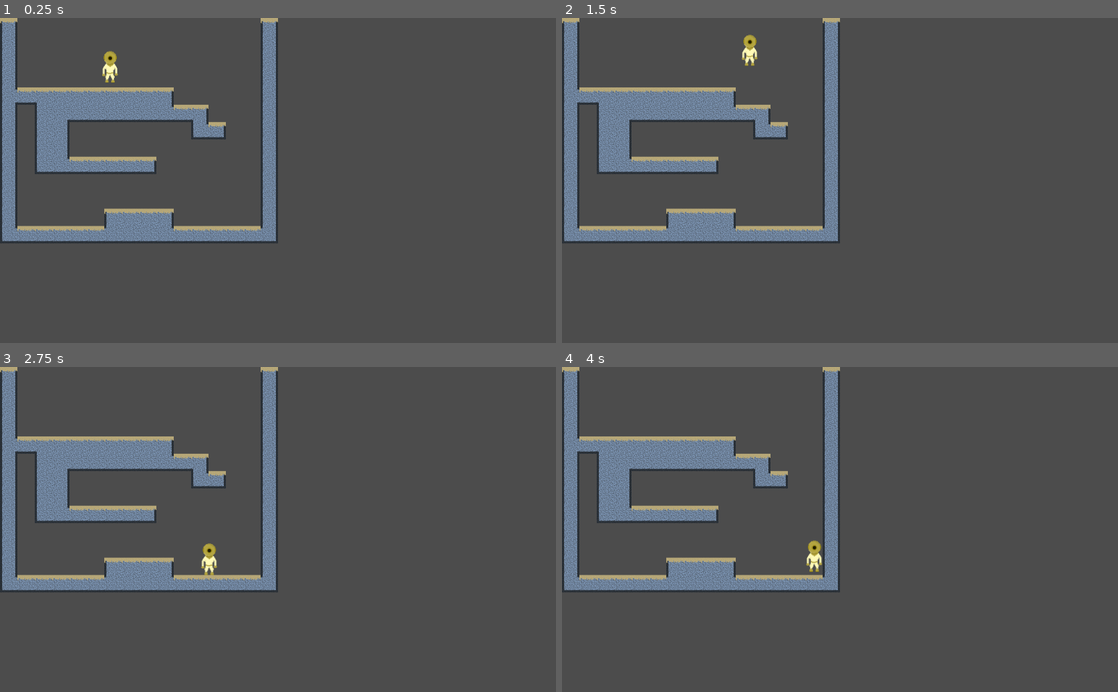
Above: before the commit, frames 1-4 (two rows, left to right).
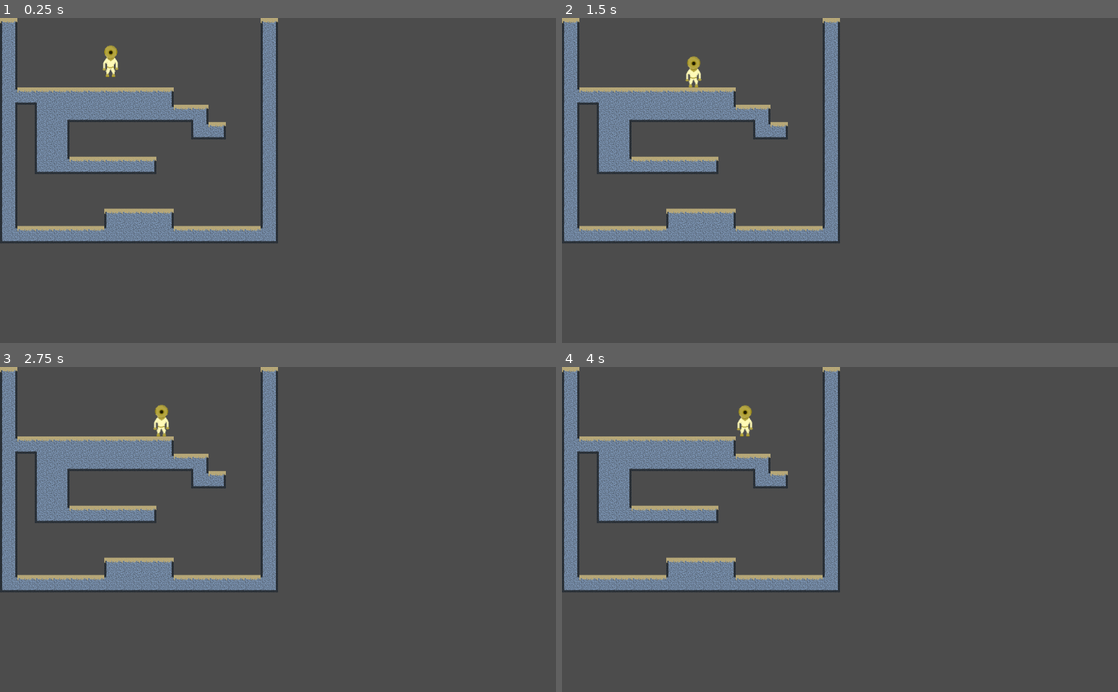
Above: after the commit, the same moments.

Repository: bengosney/diver
Game: Godot game, scene res://Main.tscn
The game is run twice, just before and just after one commit, with the same random seed, the same clock (stepped at 60 frames per second) and the same inputs.
Inputs:
- Up to frame 1 (0.25 s): no input
- Up to frame 2 (1.5 s): hold Down (buoyancy_dec, bound only after the commit) 0.53-1.28 s; hold Right (walk_right) from 0.53 s (still down); tap Up (jump) at 0.77, 0.8, 1.07, 1.35 s
- Up to frame 3 (2.75 s): tap Up (jump) at 1.52, 1.82, 2.3 s; tap Down (buoyancy_dec, bound only after the commit) at 1.55 s; release Right (walk_right) at 2.03 s; hold Left (walk_left) from 2.03 s (still down); hold Down (buoyancy_dec, bound only after the commit) from 2.03 s (still down)
- Up to frame 4 (4 s): release Left (walk_left) at 2.78 s; release Down (buoyancy_dec, bound only after the commit) at 2.78 s; hold Right (walk_right) from 2.78 s (still down); tap Down (buoyancy_dec, bound only after the commit) at 2.85 s; tap Up (jump) at 3.02, 3.32, 3.6, 3.77 s

The runs differ from the first frame. In frame 1, 0.2% of the frame differs, in the area x 18-22%, y 8-20%; in frame 2, 0.4%; in frame 3, 0.4%, in the area x 27-40%, y 11-65%; in frame 4, 0.4%.

Commit message:
Swap jumping for buoyancy controls

Diff:
--- a/Main.tscn
+++ b/Main.tscn
@@ -8,6 +8,4 @@
 [node name="MainLevel" parent="." instance=ExtResource( 1 )]
 
 [node name="Player" parent="." instance=ExtResource( 2 )]
-position = Vector2( 203, 74 )
-friction = 0.075
-acceleration = 0.065
+position = Vector2( 204, 74 )
--- a/Player/Player.gd
+++ b/Player/Player.gd
@@ -1,30 +1,53 @@
 extends KinematicBody2D
 
 
-export (int) var speed = 200
+export (int) var speed = 100
 export (int) var jump_speed = -200
-export (int) var gravity = 400
+export (int) var gravity = 800
+export (int) var buoyancy_step = 25
 
 var velocity = Vector2.ZERO
+var minmax = 0.05
+var max_buoy = gravity * (1 + minmax)
+var min_buoy = gravity * (1 - (minmax * 2))
+var buoyancy = min_buoy
 
-export (float, 0, 1.0) var friction = 0.1
-export (float, 0, 1.0) var acceleration = 0.25
+export (float, 0, 1.0) var friction = 0.01
+export (float, 0, 1.0) var acceleration = 0.025
+export (float, 0, 1.0) var buoyancy_acc = 0.25
 
 func get_input():
+	var mod = .5
+	if is_on_ceiling() or is_on_wall() or is_on_floor():
+		mod = 1
+
 	var dir = 0
 	if Input.is_action_pressed("walk_right"):
-		dir += 1
+		dir += mod
 	if Input.is_action_pressed("walk_left"):
-		dir -= 1
+		dir -= mod
 	if dir != 0:
 		velocity.x = lerp(velocity.x, dir * speed, acceleration)
 	else:
 		velocity.x = lerp(velocity.x, 0, friction)
 
+	var buoy = 0;
+	if Input.is_action_pressed("buoyancy_inc"):
+		buoy = 1;
+	if Input.is_action_pressed("buoyancy_dec"):
+		buoy = -1;
+
+	if buoy != 0:
+		var target = buoyancy + (buoy * buoyancy_step)
+
+		buoyancy = lerp(buoyancy, max(min(target, max_buoy), min_buoy), buoyancy_acc)
+	print(mod)
+
+
 func _physics_process(delta):
 	get_input()
-	velocity.y += gravity * delta
+	velocity.y += (gravity - buoyancy) * delta
 	velocity = move_and_slide(velocity, Vector2.UP)
-	if Input.is_action_just_pressed("jump"):
+	if Input.is_action_just_pressed("jump") and false:
 		if is_on_floor():
 			velocity.y = jump_speed
--- a/project.godot
+++ b/project.godot
@@ -36,6 +36,16 @@
 , Object(InputEventKey,"resource_local_to_scene":false,"resource_name":"","device":0,"alt":false,"shift":false,"control":false,"meta":false,"command":false,"pressed":false,"scancode":32,"physical_scancode":0,"unicode":0,"echo":false,"script":null)
  ]
 }
+buoyancy_inc={
+"deadzone": 0.5,
+"events": [ Object(InputEventKey,"resource_local_to_scene":false,"resource_name":"","device":0,"alt":false,"shift":false,"control":false,"meta":false,"command":false,"pressed":false,"scancode":16777232,"physical_scancode":0,"unicode":0,"echo":false,"script":null)
+ ]
+}
+buoyancy_dec={
+"deadzone": 0.5,
+"events": [ Object(InputEventKey,"resource_local_to_scene":false,"resource_name":"","device":0,"alt":false,"shift":false,"control":false,"meta":false,"command":false,"pressed":false,"scancode":16777234,"physical_scancode":0,"unicode":0,"echo":false,"script":null)
+ ]
+}
 
 [physics]
 
